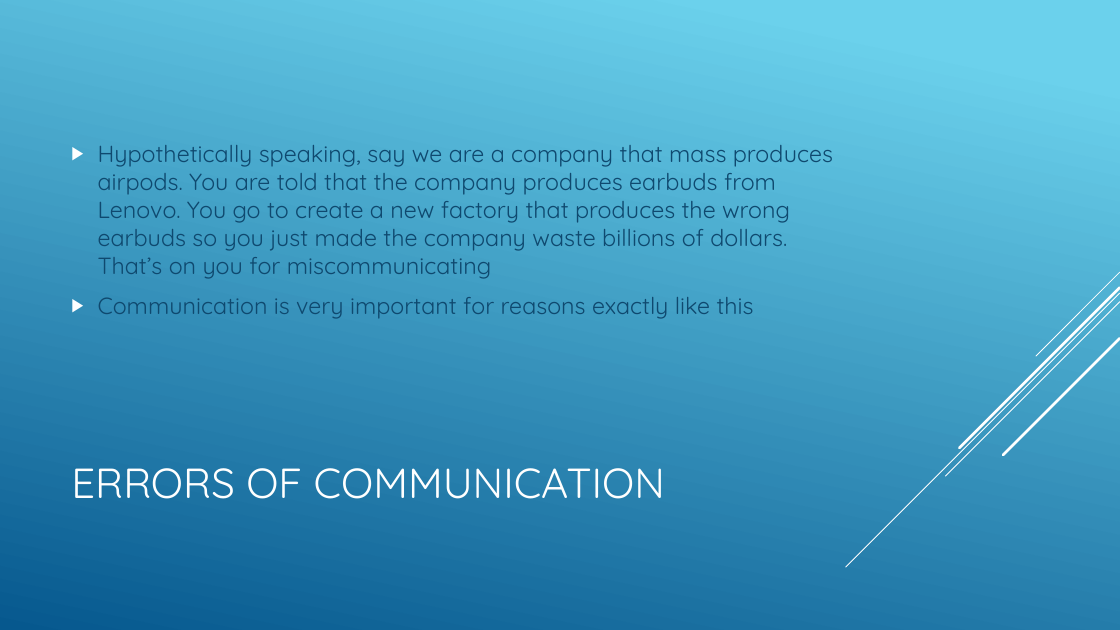
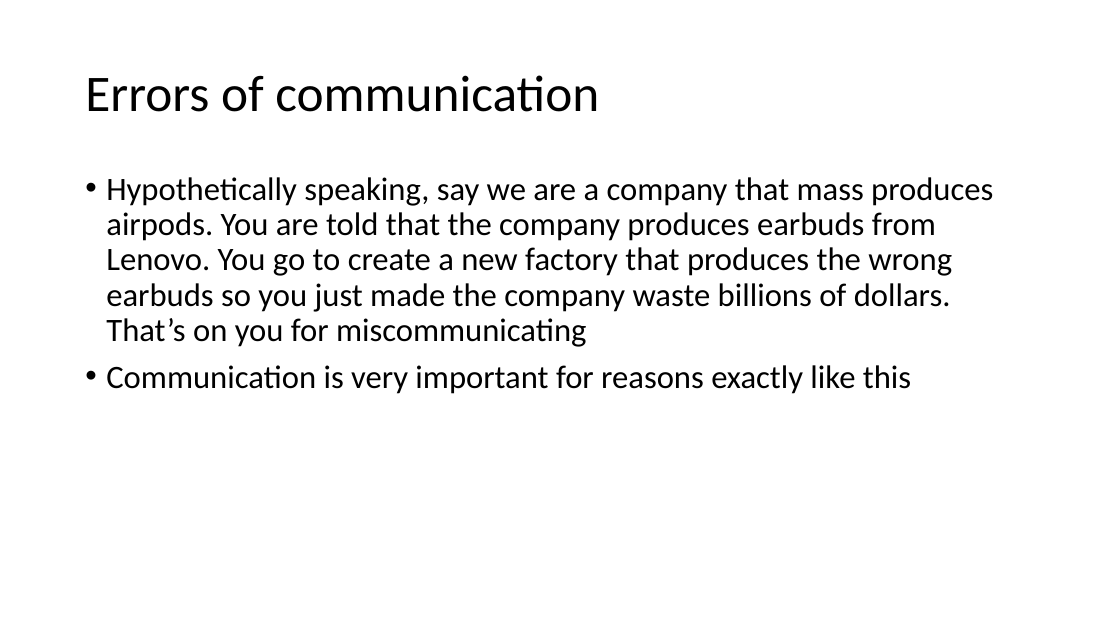
Before and after one commit to csmith1188/docpacs2122, a slide deck: slide 10 of docpac_mar18/Presentation.pptx. Drawn at 1120x630 pixels with LibreOffice and Linux fonts; fonts in the diff are those of the drawing. Boxes give left, top, right and bottom in pixels: in the first picture for what was removed or moved away, otherwise in the second. Text is boxed around its words. In the diff, an @@ line names an element or a change of style, - is before the commit and + after.

```diff
--- a/docpac_mar18/Presentation.pptx
+++ b/docpac_mar18/Presentation.pptx
@@ background gradient #6ED2EB to #06588E to #FFFFFF @@
@@ title at <box>85,75,599,112</box>: text changed; size 36 to 44 pt; font Quicksand to Calibri; text colour #FFFFFF to #000000 @@
-ERRORS OF COMMUNICATION
+Errors of communication
@@ text "Hypothetically speaking, say we are ...": place and size @@
-text "Hypothetically speaking, say we are ..." at <box>98,145,833,319</box>
+text "Hypothetically speaking, say we are ..." at <box>106,177,993,394</box>
@@ text "Hypothetically speaking, say we are ..." at <box>106,177,993,394</box>: size 20 to 28 pt, font Quicksand to Calibri, text colour #0F496F to #000000; bullet ▶ to •; line spacing 1 to 0.9; vertical alignment middle to top @@
@@ group removed at <box>846,272,1120,567</box>: 5 lines @@
```
Also in this commit, not shown: 11 other slides changed, 1 slide added, 1 slide removed.
